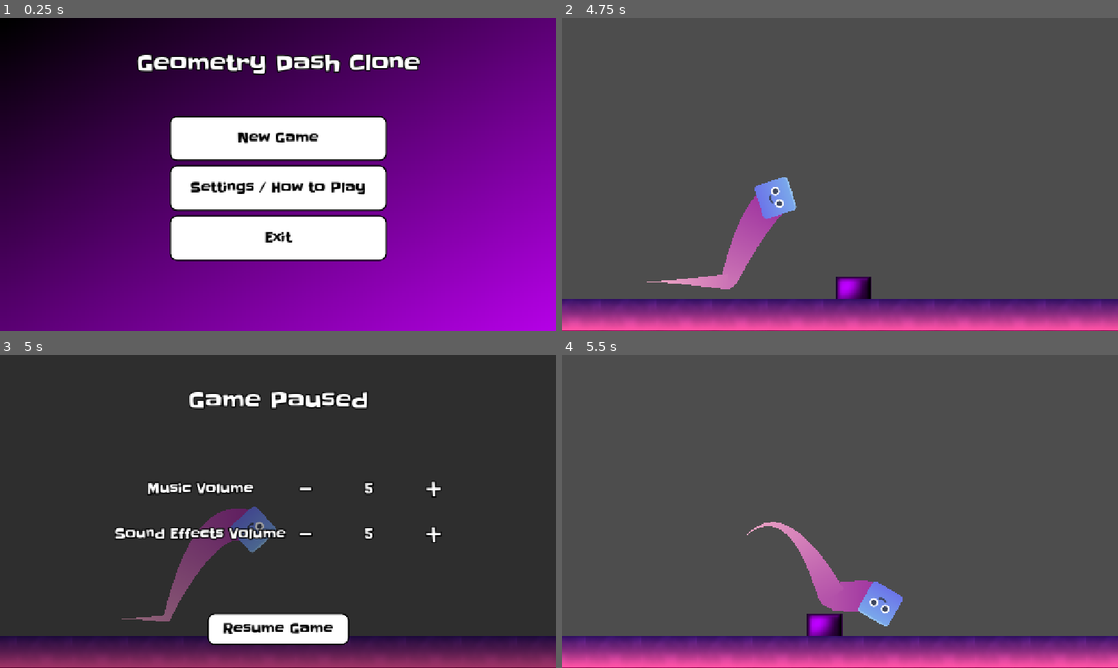
Above: before the commit, frames 1-4 (two rows, left to right).
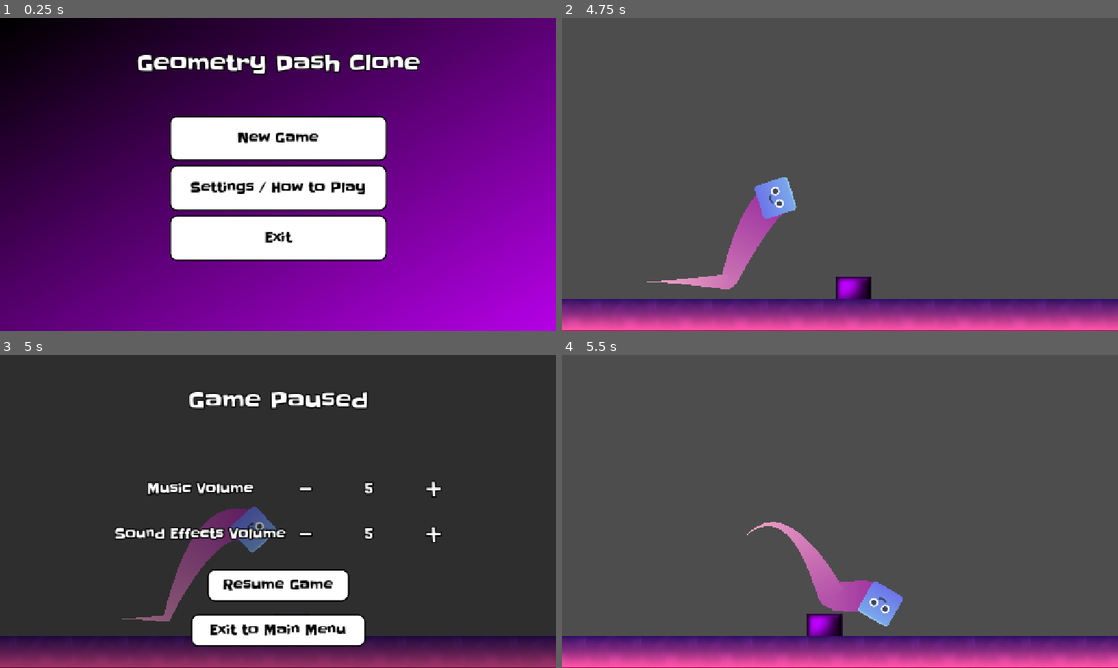
Above: after the commit, the same moments.

Repository: ZaydAlnabulsi/CMSC495-Geometry-Dash
Game: Godot game, scene res://scenes/scene_manager.tscn
Same seed, same stepped clock (60 frames per second), same inputs: the game is played once before the commit and once after it.
Inputs (mouse positions are in pixels of both pictures, inside the frame that each line leads up to):
- Up to frame 1 (0.25 s): no input
- Up to frame 2 (4.75 s): click "New Game" at 0.5 s; move the mouse to (962, 158) at 1.27 s; click (962, 158) at 1.52 s; move the mouse to (728, 190) at 2.02 s; click (728, 190) at 2.27 s; move the mouse to (895, 105) at 2.77 s; move the mouse to (812, 237) at 3.52 s; click (812, 237) at 3.77 s; move the mouse to (1006, 221) at 4.27 s; click (1006, 221) at 4.52 s
- Up to frame 3 (5 s): tap Escape (pause) at 4.9 s
- Up to frame 4 (5.5 s): click "Resume Game" at 5 s

Frames 1-2 are identical in both runs. In frame 3, 4.3% of the frame differs, in the area x 34-66%, y 68-94%; in frame 4, nothing differs.

Commit message:
Modified pause menu.  Added return to main menu button

Diff:
--- a/geometrydashclone/scenes/gameplay.tscn
+++ b/geometrydashclone/scenes/gameplay.tscn
@@ -285,9 +285,9 @@
 anchor_right = 0.5
 anchor_bottom = 1.0
 offset_left = -163.0
-offset_top = -127.0
+offset_top = -228.0
 offset_right = 163.0
-offset_bottom = -53.0
+offset_bottom = -154.0
 grow_horizontal = 2
 grow_vertical = 0
 size_flags_vertical = 3
@@ -302,6 +302,32 @@
 theme_override_styles/pressed = SubResource("StyleBoxFlat_ocj2s")
 theme_override_styles/normal = SubResource("StyleBoxFlat_din8e")
 text = "Resume Game"
+
+[node name="ExitToMainMenuButton" type="Button" parent="CanvasLayer/PauseMenuOverlay"]
+layout_mode = 1
+anchors_preset = 7
+anchor_left = 0.5
+anchor_top = 1.0
+anchor_right = 0.5
+anchor_bottom = 1.0
+offset_left = -201.0
+offset_top = -124.0
+offset_right = 201.0
+offset_bottom = -50.0
+grow_horizontal = 2
+grow_vertical = 0
+size_flags_vertical = 3
+theme_override_colors/font_hover_color = Color(0, 0, 0, 1)
+theme_override_colors/font_color = Color(0, 0, 0, 1)
+theme_override_colors/font_focus_color = Color(0, 0, 0, 1)
+theme_override_colors/font_pressed_color = Color(0, 0, 0, 1)
+theme_override_fonts/font = ExtResource("2_00tan")
+theme_override_font_sizes/font_size = 30
+theme_override_styles/focus = SubResource("StyleBoxEmpty_l1v76")
+theme_override_styles/hover = SubResource("StyleBoxFlat_ct7aa")
+theme_override_styles/pressed = SubResource("StyleBoxFlat_ocj2s")
+theme_override_styles/normal = SubResource("StyleBoxFlat_din8e")
+text = "Exit to Main Menu"
 
 [node name="GamePausedLabel" type="Label" parent="CanvasLayer/PauseMenuOverlay"]
 layout_mode = 1
@@ -448,6 +474,7 @@
 [connection signal="pressed" from="CanvasLayer/LevelCompleteOverlay/VBoxContainer/NewGameButton" to="." method="_on_new_game_button_pressed"]
 [connection signal="pressed" from="CanvasLayer/LevelCompleteOverlay/VBoxContainer/ReturnToMainMenuButton" to="." method="_on_return_to_main_menu_button_pressed"]
 [connection signal="pressed" from="CanvasLayer/PauseMenuOverlay/UnpauseButton" to="." method="_on_unpause_button_pressed"]
+[connection signal="pressed" from="CanvasLayer/PauseMenuOverlay/ExitToMainMenuButton" to="." method="_on_exit_to_main_menu_button_pressed"]
 [connection signal="pressed" from="CanvasLayer/PauseMenuOverlay/GridContainer/MusicVolumeMinusButton" to="." method="_on_music_volume_minus_button_pressed"]
 [connection signal="pressed" from="CanvasLayer/PauseMenuOverlay/GridContainer/MusicVolumePlusButton" to="." method="_on_music_volume_plus_button_pressed"]
 [connection signal="pressed" from="CanvasLayer/PauseMenuOverlay/GridContainer/SoundEffectsVolumeMinusButton" to="." method="_on_sound_effects_volume_minus_button_pressed"]
--- a/geometrydashclone/scripts/scenes/gameplay.gd
+++ b/geometrydashclone/scripts/scenes/gameplay.gd
@@ -87,3 +87,7 @@
 
 func _on_return_to_main_menu_button_pressed() -> void:
 	Global.scene_manager.change_scene("res://scenes/main_menu.tscn")
+
+func _on_exit_to_main_menu_button_pressed() -> void:
+	get_tree().paused = false
+	Global.scene_manager.change_scene("res://scenes/main_menu.tscn")
Not shown, added: geometrydashclone/export_presets.cfg
